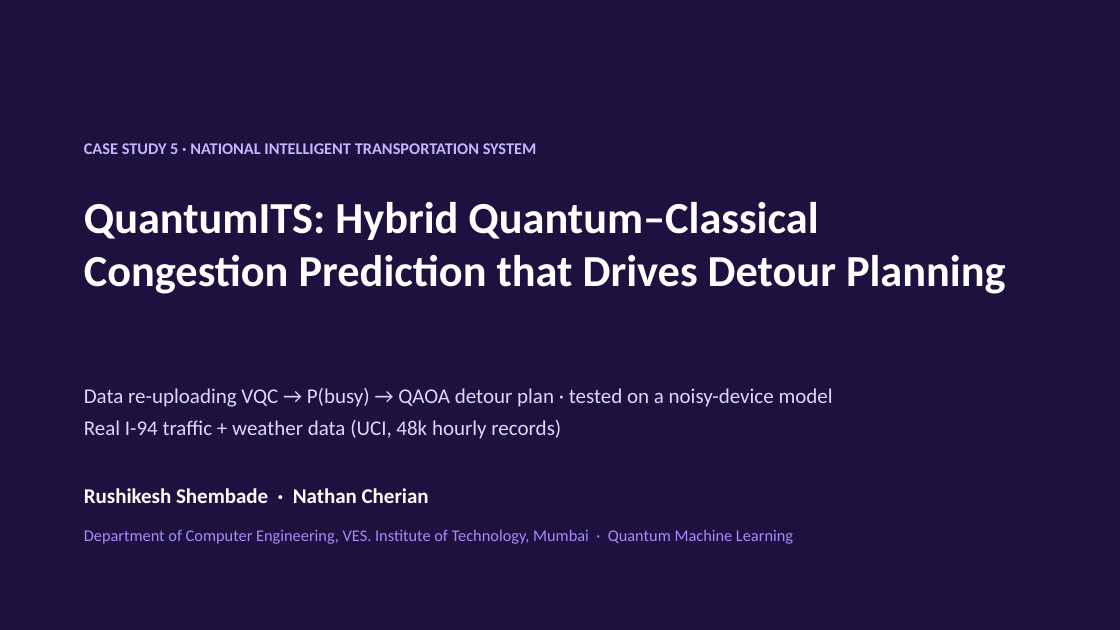
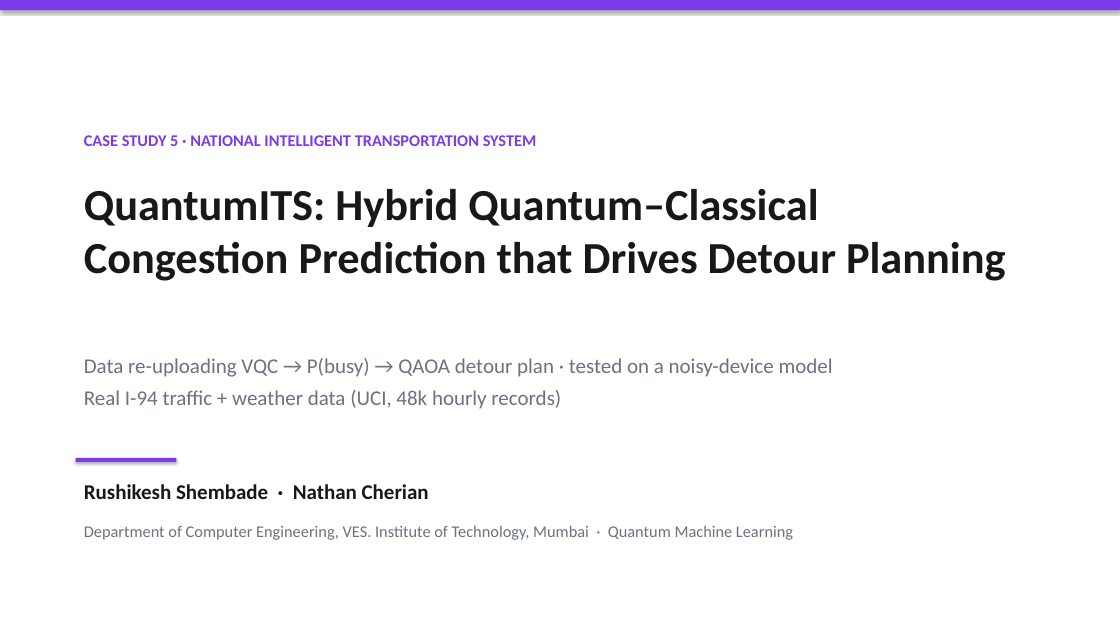
Before and after one commit to NathanC987/quantum-mp, a slide deck: slide 1 of slides/QuantumITS.pptx. Drawn at 1120x630 pixels with LibreOffice and Linux fonts; fonts in the diff are those of the drawing. Boxes give left, top, right and bottom in pixels: in the first picture for what was removed or moved away, otherwise in the second. Text is boxed around its words. In the diff, an @@ line names an element or a change of style, - is before the commit and + after.

```diff
--- a/slides/QuantumITS.pptx
+++ b/slides/QuantumITS.pptx
@@ rectangle: place and size @@
-rectangle at box(0, 0, 1120, 630)
+rectangle at box(0, 0, 1120, 10)
@@ rectangle at box(0, 0, 1120, 10): fill #1E103F to #7C3AED @@
@@ text "CASE STUDY 5 · NATIONAL ...": place and size @@
-text "CASE STUDY 5 · NATIONAL ..." at box(84, 143, 537, 154)
+text "CASE STUDY 5 · NATIONAL ..." at box(84, 135, 537, 146)
@@ text "CASE STUDY 5 · NATIONAL ..." at box(84, 135, 537, 146): text colour #C4B5FD to #7C3AED @@
@@ text "QuantumITS: Hybrid Quantum–Classical Congestion Prediction ...": place and size @@
-text "QuantumITS: Hybrid Quantum–Classical Congestion Prediction ..." at box(84, 202, 1006, 294)
+text "QuantumITS: Hybrid Quantum–Classical Congestion Prediction ..." at box(84, 189, 1006, 281)
@@ text "QuantumITS: Hybrid Quantum–Classical Congestion Prediction ..." at box(84, 189, 1006, 281): text colour #FFFFFF to #18181B @@
@@ text "Data re-uploading VQC → P(busy) ...": place and size @@
-text "Data re-uploading VQC → P(busy) ..." at box(84, 388, 833, 439)
+text "Data re-uploading VQC → P(busy) ..." at box(84, 358, 833, 409)
@@ text "Data re-uploading VQC → P(busy) ..." at box(84, 358, 833, 409): text colour #DDD6FE to #6B7280 @@
@@ text "Rushikesh Shembade · Nathan Cherian" at box(84, 484, 429, 499): text colour #FFFFFF to #18181B @@
@@ rectangle added at box(76, 458, 176, 462), fill #7C3AED @@
@@ text "Department of Computer Engineering, VES. ..." at box(84, 525, 793, 540): text colour #A78BFA to #6B7280 @@
```
Also in this commit, not shown: 8 other slides changed, 7 other files.
